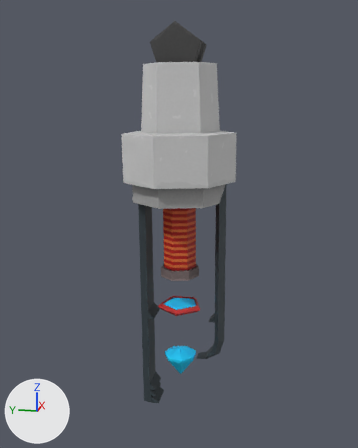
What one commit did to the FBX model Hide and Seek Prototype/Assets/Models/Characters/Player/Weapons/LIGHTNING GUN/Lightning Gun Reload.fbx.
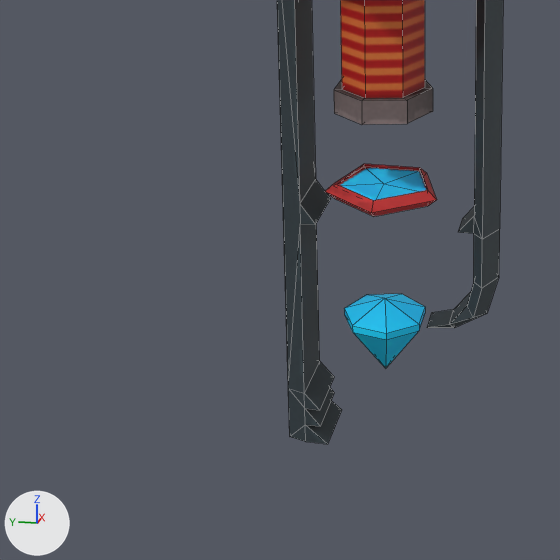
Each version is shown whole from a camera (50 mm lens) standing at (-0.748, -0.144, 1.238) and looking at (0.006, 0.007, 1.049), then close up on the part from 9% to 69% of the width and 52% to 100% of the height. Lighting does not change. The marker at lower left points along +X, +Y and +Z. Both versions are drawn at frame 37 of the action 'gunbone|gunboneAction.002'; the numbers are the values there. The close-ups show mesh edges as thin lines.
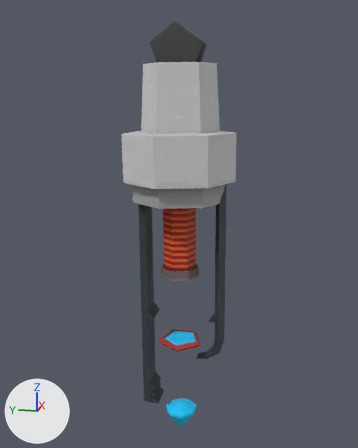
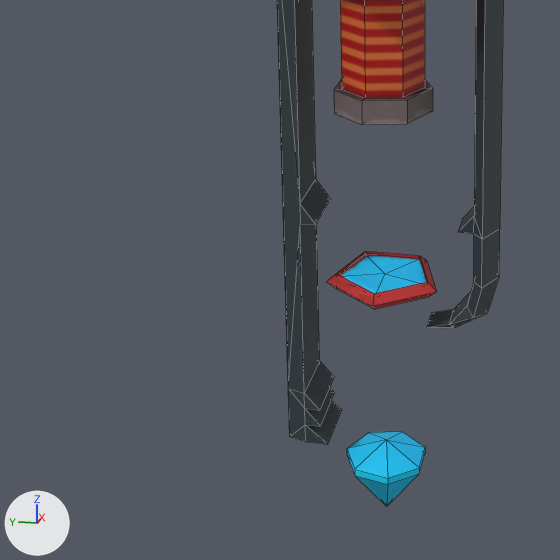
The change in detail:
me_cube has 200 vertices, 234 faces and spans x -1.66..1.6, y -4.26..7.88, z -1.6..1.71.
me_cube is used by ob_cube; location (0.0003, -0.0016, 1.1346); rotation (-1.579, -0.00148, -0.00147), in degrees (-90, -0.1, -0.1); scale (0.05, 0.05, 0.05).
me_cube part 1: the loose piece of 27 vertices spanning x -0.78..0.58, y 4.31..4.52, z -0.57..0.85 is moved by (0.0, 1.24, 0.0).
me_cube part 2: the loose piece of 16 vertices spanning x -0.55..0.5, y 5.93..6.94, z -0.35..0.68 is moved by (0.0, 2.06, 0.0).

Changed parts and their boxes (x1, y1, x2, y2) in the close-ups (560 x 560 px; the box of a moved part takes in the faces that stretch with it):
'Cube', reshaped: before (277, 0, 503, 444); after (277, 0, 503, 506)
part 1 of me_cube, moved or reshaped: before (325, 164, 437, 217); after (327, 251, 437, 309)
part 2 of me_cube, moved or reshaped: before (344, 294, 425, 368); after (347, 432, 425, 506)
